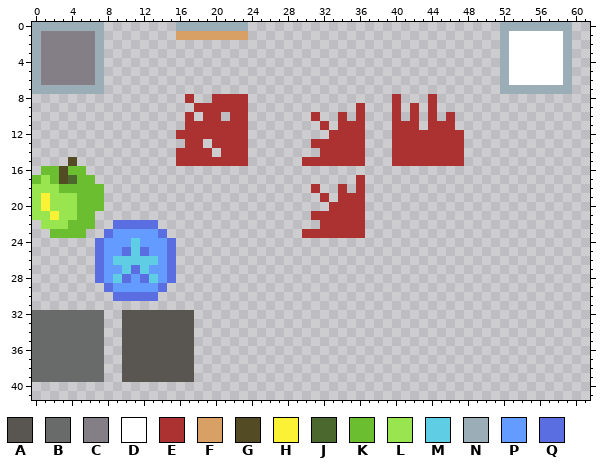
Pixel-art file, stored at Assets/Sprites & Tiles/Aseprite/placeholders.aseprite. The first picture shows the starting point.
66x66 pixels, 1 frame. Shown: x 0..61, y 0..41.
Palette (. is transparent): A #595652  B #696a6a  C #847e87  D #ffffff  E #ac3232  F #d9a066  G #524b24  H #fbf236  J #4b692f  K #6abe30  L #99e550  M #5fcde4  N #9badb7  P #639bff  Q #5b6ee1
Pixels before (only the part around the change), first column x 44:
22 ................
23 ................
24 ................
25 ................
26 ................
27 ................
28 ................
29 ................
30 ................
31 ................
32 ................
33 ................
34 ................
35 ................
36 ................
37 ................
38 ................
The same view after the edit:
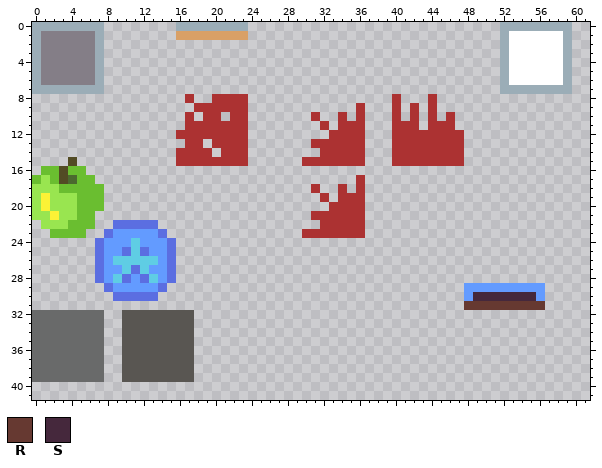
Colours new in this view: R #663931  S #45283c
Edits made:
Changed rows in their new state; - is an unchanged pixel.
first column x 48:
29 PPPPPPPPP
30 PSSSSSSSP
31 RRRRRRRRR
Boxes around the changes in both pictures, in picture pixels (x1, y1, x2, y2):
added: (464, 283, 545, 310)
